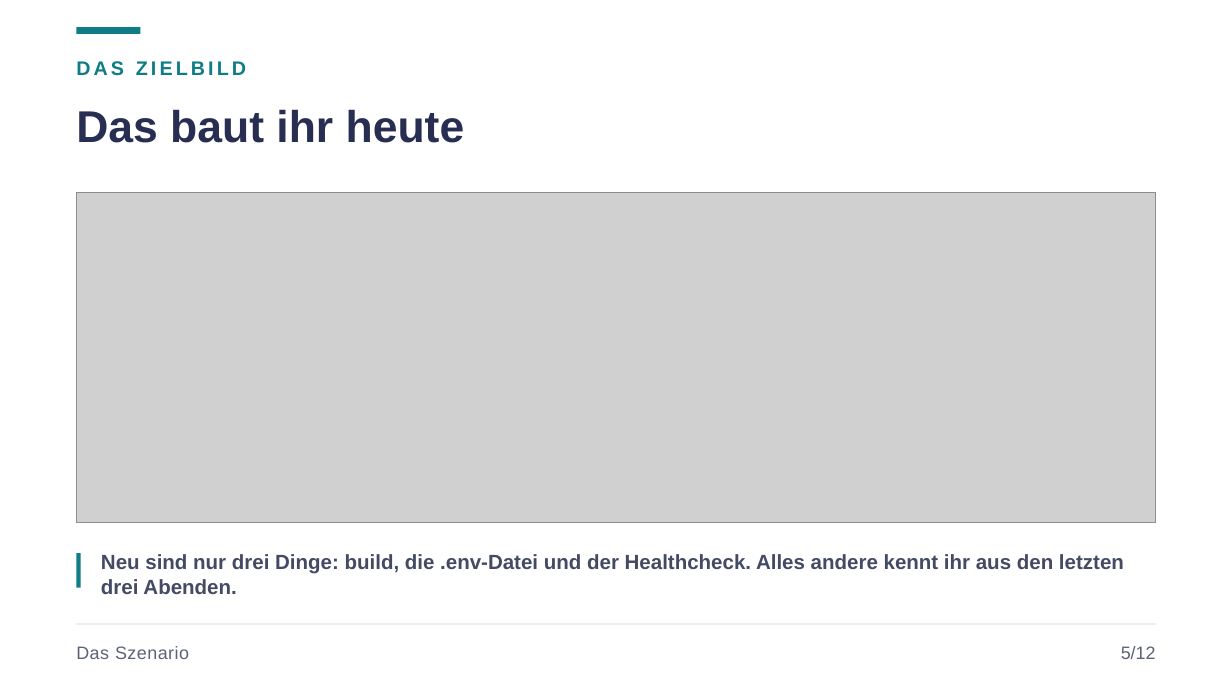
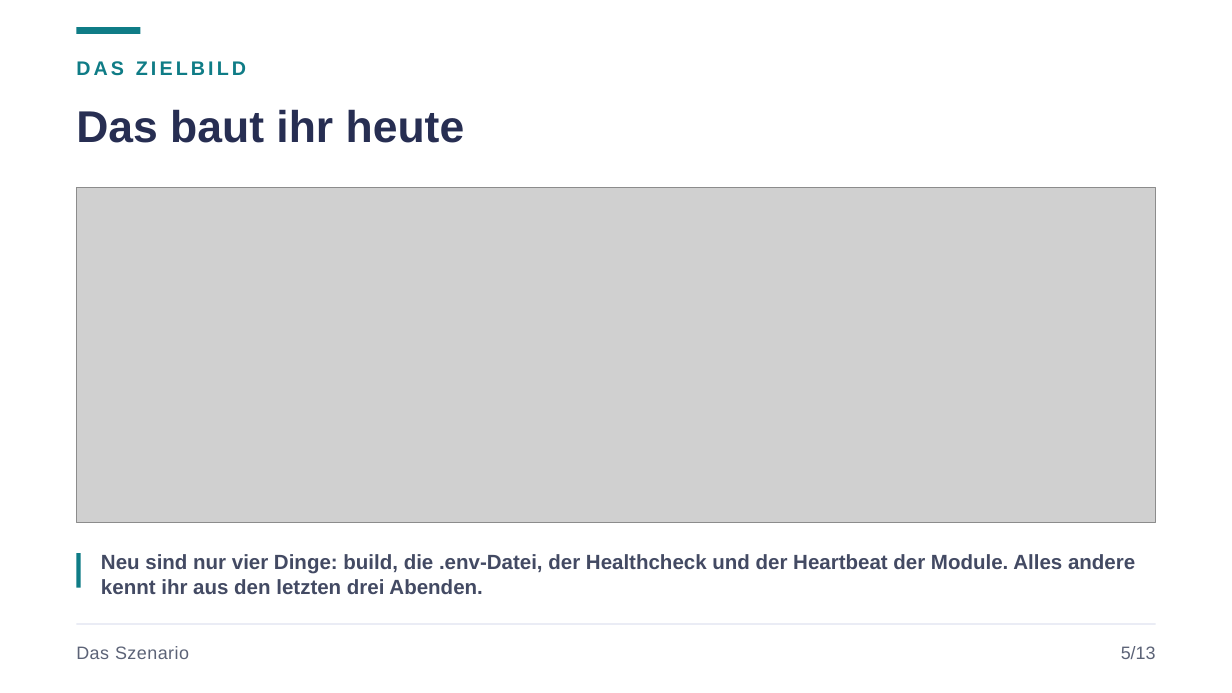
Before and after one commit to JacobMenge/kurs-unterlagen, a slide deck: slide 7 of folien/08-docker-praxis.pptx. Drawn at 1232x693 pixels with LibreOffice and Linux fonts; fonts in the diff are those of the drawing; grey boxes stand for pictures. Boxes give left, top, right and bottom in pixels: in the first picture for what was removed or moved away, otherwise in the second. Text is boxed around its words. In the diff, an @@ line names an element or a change of style, - is before the commit and + after.

```diff
--- a/folien/08-docker-praxis.pptx
+++ b/folien/08-docker-praxis.pptx
@@ picture: place and size @@
-picture at <box>76,192,1156,522</box>
+picture at <box>76,187,1156,522</box>
@@ text at <box>101,554,1135,594</box>: text changed @@
-Neu sind nur drei Dinge: build, die .env-Datei und der Healthcheck. Alles andere kennt ihr aus den letzten drei Abenden.
+Neu sind nur vier Dinge: build, die .env-Datei, der Healthcheck und der Heartbeat der Module. Alles andere kennt ihr aus den letzten drei Abenden.
@@ text at <box>1121,646,1156,659</box>: text changed @@
-5/12
+5/13
```
Also in this commit, not shown: 14 other slides changed, 1 slide added, 29 other files.
